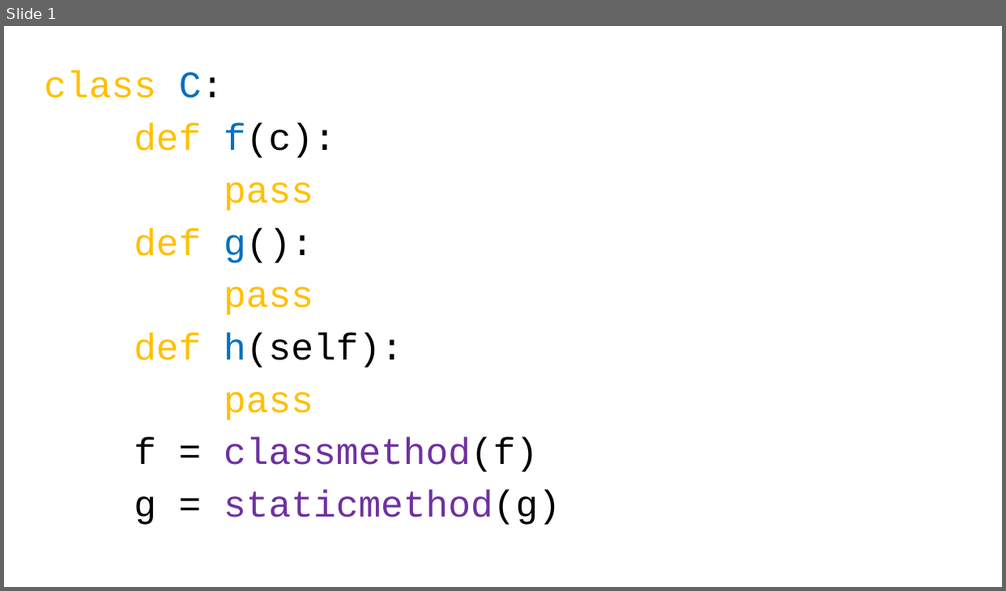
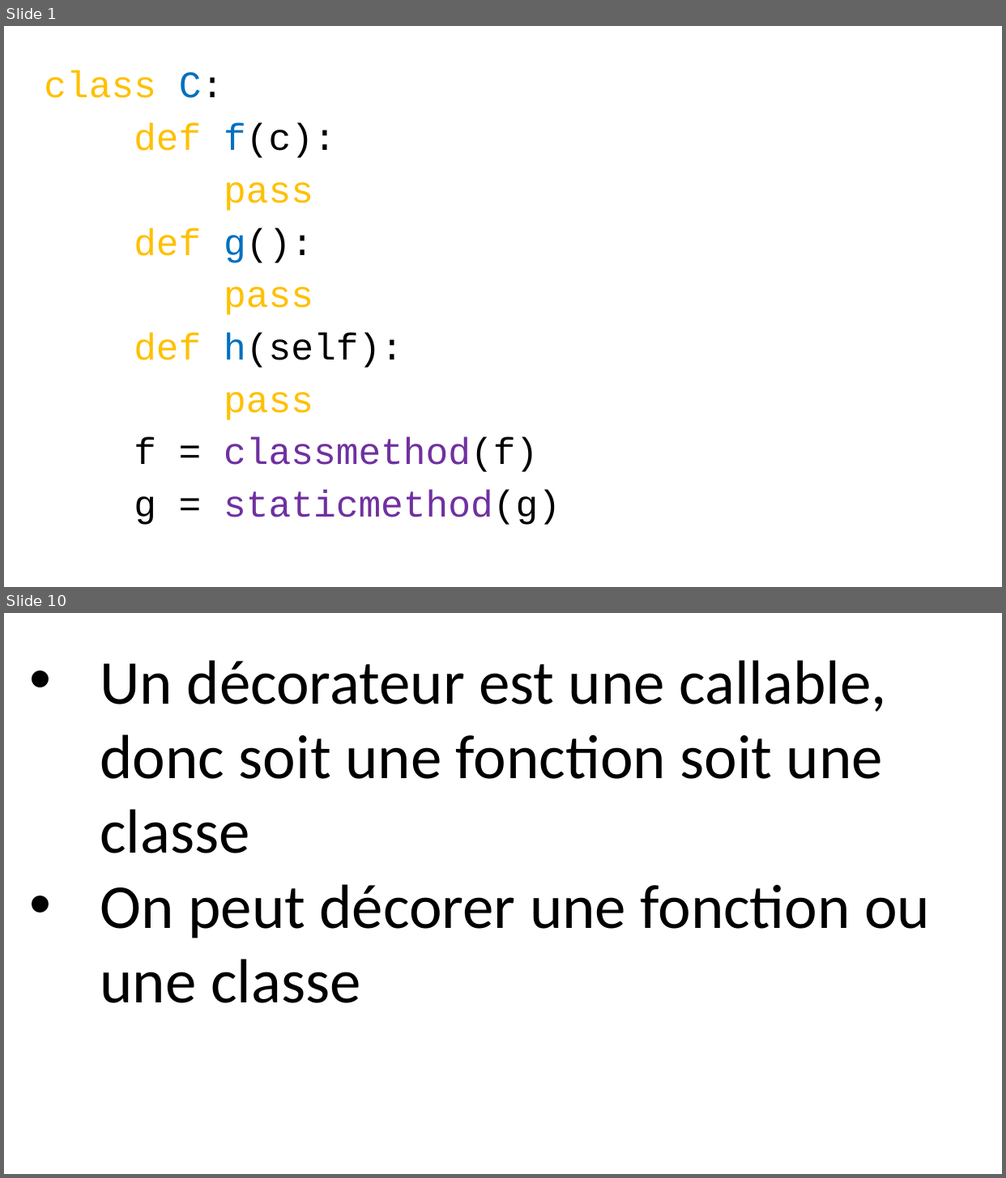
Before and after one commit to parmentelat/flotpython-archive, a slide deck: semaine7/CO12AL-W7-VIDEO02-SLIDE01.pptx. Shown one above the other, each under a label of ours: slide 1 before the commit, slides 1 and 10 after it; the slides between them are not shown. The pictures are 1006x591 and 1006x1178 pixels, drawn with LibreOffice and Linux fonts; fonts in the diff are those of the drawing. Boxes give left, top, right and bottom in pixels: in the first picture for what was removed or moved away, otherwise in the second. Text is boxed around its words. In the diff, an @@ line names an element or a change of style, - is before the commit and + after.

```diff
--- a/semaine7/CO12AL-W7-VIDEO02-SLIDE01.pptx
+++ b/semaine7/CO12AL-W7-VIDEO02-SLIDE01.pptx
@@ slide 10 added at box(4, 613, 1002, 1174), background #FFFFFF @@
@@ text added at box(100, 660, 930, 1003), 60 pt, text #000000 @@
+• Un décorateur est une callable, donc soit une fonction soit une classe
+• On peut décorer une fonction ou une classe
```
Also in this commit, not shown: 3 slides changed, 5 other slides added, 2 slides removed, 1 other file.
